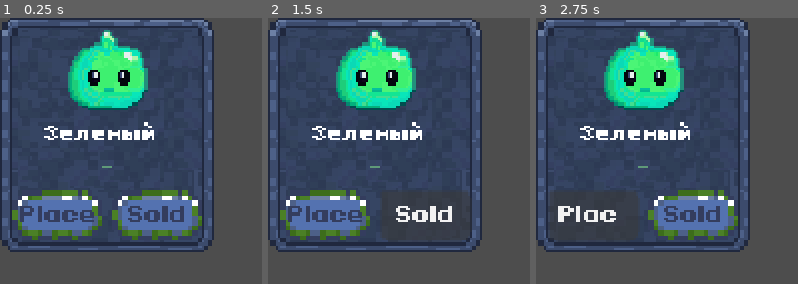
Above: before the commit, frames 1-3 (left to right).
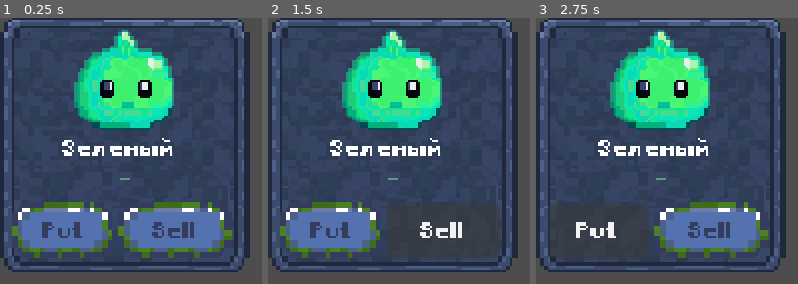
Above: after the commit, the same moments.

Repository: romanchertushkindev-art/animal-merge
Game: Godot game, scene res://Resources/ui/dialogs/inventory/inventory_item.tscn
Same seed, same stepped clock (60 frames per second), same inputs: the game is played once before the commit and once after it. This scene is started directly instead of the project's main scene.
Inputs:
- Up to frame 1 (0.25 s): no input
- Up to frame 2 (1.5 s): click "Place" (after the commit: "Put") at 0.5 s; click "Sold" (after the commit: "Sell") at 1.25 s
- Up to frame 3 (2.75 s): click "Place" (after the commit: "Put") at 2 s

The runs differ from the first frame. In frame 1, 46% of the frame differs, in the area x 0-96%, y 0-96%; in frame 2, 40%; in frame 3, 41%.

Commit message:
Инвентарь: сетка карточек вместо одной колонки
Причина: HFlowContainer лежал внутри Panel (это не контейнер) с
layout_mode = 0 и шириной 8 единиц — в 8 единицах помещалась ровно
одна карточка, поэтому список вытягивался в одну колонку. Плюс
clip_contents = false, из-за чего третья карточка рисовалась за
пределами диалога.

- inventory_content: убран бесполезный Panel, добавлен MarginContainer
  с отступами, ItemList переведён в layout_mode = 2 и растягивается
  по ширине, включена обрезка содержимого, интервалы сетки 4
- inventory_item: карточка 100x102 (была 86x94), иконка 40x40,
  метки с фиксированной высотой, кнопки 40x22 и 46x22
- inventory_item: надпись кнопки «Sell 25» без переноса строки —
  раньше две строки не помещались в кнопку
- inventory_item: размер иконки больше не задаётся из скрипта
- inventory_content: пустое состояние в пиксельном шрифте

Проверено тестом на 10 утверждений: 4 колонки x 2 строки, сетка
занимает 412 из 421 доступной ширины, ничего не выходит за границы,
текст кнопок помещается, заглушка при пустом инвентаре.

Diff:
--- a/Resources/ui/dialogs/inventory/inventory_content.tscn
+++ b/Resources/ui/dialogs/inventory/inventory_content.tscn
@@ -3,7 +3,7 @@
 [ext_resource type="Script" uid="uid://hc2au0m55doh" path="res://Scripts/ui/inventory/inventory_content.gd" id="1_bsq31"]
 
 [node name="InventoryContent" type="ScrollContainer" unique_id=835485147]
-clip_contents = false
+clip_contents = true
 offset_right = 36.0
 offset_bottom = 8.0
 size_flags_horizontal = 3
@@ -11,16 +11,17 @@
 horizontal_scroll_mode = 0
 script = ExtResource("1_bsq31")
 
-[node name="PanelContainer" type="Panel" parent="." unique_id=1519219121]
+[node name="Margin" type="MarginContainer" parent="." unique_id=1519219122]
 layout_mode = 2
 size_flags_horizontal = 3
-size_flags_vertical = 3
+theme_override_constants/margin_left = 5
+theme_override_constants/margin_top = 5
+theme_override_constants/margin_right = 5
+theme_override_constants/margin_bottom = 5
 
-[node name="ItemList" type="HFlowContainer" parent="PanelContainer" unique_id=1018883202]
+[node name="ItemList" type="HFlowContainer" parent="Margin" unique_id=1018883202]
 unique_name_in_owner = true
-layout_mode = 0
-offset_left = 20.0
-offset_right = 28.0
-offset_bottom = 50.0
+layout_mode = 2
 size_flags_horizontal = 3
-size_flags_vertical = 3
+theme_override_constants/h_separation = 4
+theme_override_constants/v_separation = 4
--- a/Resources/ui/dialogs/inventory/inventory_item.tscn
+++ b/Resources/ui/dialogs/inventory/inventory_item.tscn
@@ -15,50 +15,59 @@
 texture = ExtResource("1_qcl1h")
 
 [node name="PanelContainer" type="PanelContainer" unique_id=1382283655]
-offset_right = 86.0
-offset_bottom = 94.0
+custom_minimum_size = Vector2(100, 102)
+offset_right = 100.0
+offset_bottom = 102.0
 size_flags_horizontal = 0
 theme_override_styles/panel = SubResource("StyleBoxTexture_v2o47")
 script = ExtResource("1_m1jtp")
 
 [node name="VBoxContainer" type="VBoxContainer" parent="." unique_id=1386210409]
 layout_mode = 2
+theme_override_constants/separation = 2
 
 [node name="Icon" type="TextureRect" parent="VBoxContainer" unique_id=1628820645]
 unique_name_in_owner = true
-custom_minimum_size = Vector2(32, 32)
+custom_minimum_size = Vector2(40, 40)
+custom_maximum_size = Vector2(40, 40)
+propagate_maximum_size = true
 layout_mode = 2
 size_flags_horizontal = 4
 texture = ExtResource("2_y63qo")
+expand_mode = 1
+stretch_mode = 5
 
 [node name="NameLabel" type="Label" parent="VBoxContainer" unique_id=324412062]
 unique_name_in_owner = true
+custom_minimum_size = Vector2(0, 11)
 layout_mode = 2
 theme_override_fonts/font = ExtResource("3_nc1vk")
 theme_override_font_sizes/font_size = 8
 text = "Зеленый "
 horizontal_alignment = 1
 vertical_alignment = 1
-autowrap_mode = 3
+clip_text = true
 
 [node name="CountLabel" type="Label" parent="VBoxContainer" unique_id=1304389447]
 unique_name_in_owner = true
+custom_minimum_size = Vector2(0, 11)
 layout_mode = 2
 theme_override_colors/font_color = Color(0.3775282, 0.60326004, 0.47374547, 1)
 theme_override_fonts/font = ExtResource("3_nc1vk")
 theme_override_font_sizes/font_size = 8
 text = "-"
 horizontal_alignment = 1
-autowrap_mode = 3
+vertical_alignment = 1
 
 [node name="HBoxContainer" type="HBoxContainer" parent="VBoxContainer" unique_id=747258601]
 layout_mode = 2
 size_flags_vertical = 3
+theme_override_constants/separation = 2
 
 [node name="BuyButton" type="Button" parent="VBoxContainer/HBoxContainer" unique_id=1612806835]
 unique_name_in_owner = true
-custom_minimum_size = Vector2(36, 20)
-custom_maximum_size = Vector2(36, 20)
+custom_minimum_size = Vector2(40, 22)
+custom_maximum_size = Vector2(40, 22)
 propagate_maximum_size = true
 layout_mode = 2
 size_flags_horizontal = 8
@@ -68,17 +77,17 @@
 theme_override_colors/font_disabled_color = Color(0.25882354, 0.27058825, 0.29411766, 1)
 theme_override_constants/icon_max_width = 1
 theme_override_fonts/font = ExtResource("3_nc1vk")
-theme_override_font_sizes/font_size = 9
+theme_override_font_sizes/font_size = 8
 theme_override_styles/normal = ExtResource("4_kfqcf")
 theme_override_styles/pressed = ExtResource("4_kfqcf")
 theme_override_styles/disabled = ExtResource("5_vc3uq")
 theme_override_styles/focus = ExtResource("4_kfqcf")
-text = "Place"
+text = "Put"
 
 [node name="SellBtn" type="Button" parent="VBoxContainer/HBoxContainer" unique_id=919448993]
 unique_name_in_owner = true
-custom_minimum_size = Vector2(36, 20)
-custom_maximum_size = Vector2(36, 20)
+custom_minimum_size = Vector2(46, 22)
+custom_maximum_size = Vector2(46, 22)
 propagate_maximum_size = true
 layout_mode = 2
 size_flags_horizontal = 8
@@ -88,9 +97,9 @@
 theme_override_colors/font_disabled_color = Color(0.25882354, 0.27058825, 0.29411766, 1)
 theme_override_constants/icon_max_width = 1
 theme_override_fonts/font = ExtResource("3_nc1vk")
-theme_override_font_sizes/font_size = 9
+theme_override_font_sizes/font_size = 8
 theme_override_styles/normal = ExtResource("4_kfqcf")
 theme_override_styles/pressed = ExtResource("4_kfqcf")
 theme_override_styles/disabled = ExtResource("5_vc3uq")
 theme_override_styles/focus = ExtResource("4_kfqcf")
-text = "Sold"
+text = "Sell"
--- a/Scripts/ui/inventory/inventory_content.gd
+++ b/Scripts/ui/inventory/inventory_content.gd
@@ -4,6 +4,7 @@
 @onready var item_list: HFlowContainer = %ItemList
 
 const ITEM_SCENE := preload("res://Resources/ui/dialogs/inventory/inventory_item.tscn")
+const PIXEL_FONT := preload("res://Resources/fonts/pixelFont.ttf")
 
 func _ready():
 	if GameState:
@@ -32,6 +33,10 @@
 		var empty = Label.new()
 		empty.text = "Инвентарь пуст\nКупи слизня в магазине"
 		empty.horizontal_alignment = HORIZONTAL_ALIGNMENT_CENTER
+		empty.vertical_alignment = VERTICAL_ALIGNMENT_CENTER
+		empty.add_theme_font_override("font", PIXEL_FONT)
+		empty.add_theme_font_size_override("font_size", 10)
+		empty.add_theme_color_override("font_color", Color(0.66, 0.68, 0.75))
 		item_list.add_child(empty)
 		return
 
--- a/Scripts/ui/inventory/inventory_item.gd
+++ b/Scripts/ui/inventory/inventory_item.gd
@@ -45,7 +45,6 @@
 		return
 
 	if icon:
-		icon.custom_minimum_size = Vector2(32, 32)
 		icon.stretch_mode = TextureRect.STRETCH_KEEP_ASPECT_CENTERED
 		if slime_data.sheet_texture:
 			icon.texture = slime_data.shop_texture
@@ -82,7 +81,8 @@
 
 	if sell_button:
 		var price = GameState.get_sell_price(slime_id)
-		sell_button.text = "Sell\n" + GameState.format_number(price)
+		# Без переноса строки: в кнопке 48x6 две строки не помещались
+		sell_button.text = "Sell " + GameState.format_number(price)
 		sell_button.disabled = on_scene
 		sell_button.tooltip_text = "Сначала убери со сцены" if on_scene else ""
 
